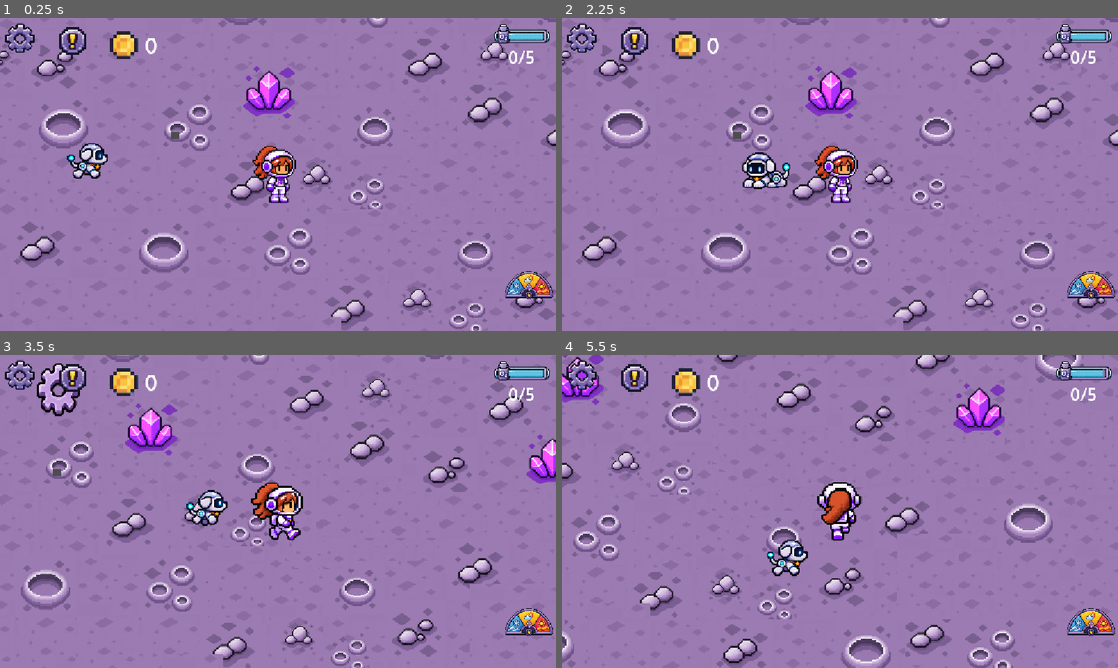
Above: before the commit, frames 1-4 (two rows, left to right).
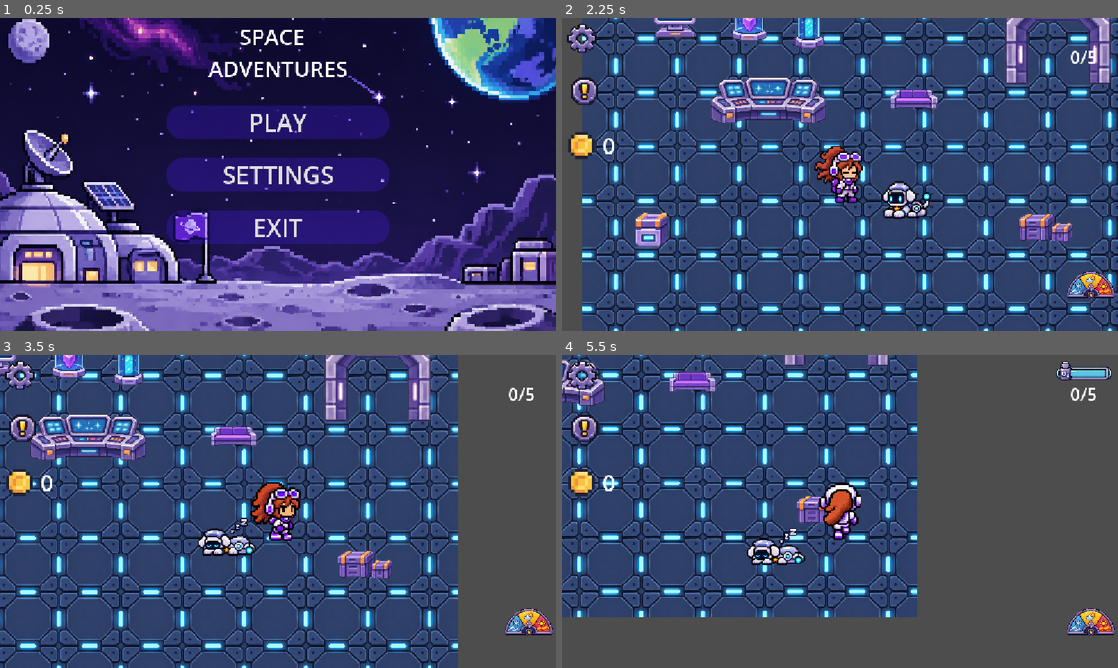
Above: after the commit, the same moments.

Repository: Totoratsu/hackathon-nasa-2026
Game: Godot game, scene res://escenas/main_menu.tscn
Two runs of this game, one before a commit and one after it. Both use one fixed random seed, a clock stepped at 60 frames per second and the inputs below. Before the commit the project starts from res://escenas/luna.tscn.
Inputs (mouse positions are in pixels of both pictures, inside the frame that each line leads up to):
- Up to frame 1 (0.25 s): no input
- Up to frame 2 (2.25 s): click (840, 121) at 0.5 s, where only the run after the commit has a clickable "PLAY"; click (589, 46) at 1.27 s; click (578, 36) at 2 s
- Up to frame 3 (3.5 s): tap Enter (ui_accept) at 2.75, 3.02 s; hold Right (derecha) from 2.78 s (still down); hold B (basura) from 2.78 s (still down)
- Up to frame 4 (5.5 s): release Right (derecha) at 3.53 s; release B (basura) at 3.53 s; hold Down (abajo) 3.53-4.28 s; tap B (basura) at 3.6, 5.3 s; tap Enter (ui_accept) at 3.77, 5.27 s; hold Right (derecha) 4.28-5.03 s; hold B (basura) 4.28-5.03 s; tap E (interactuar) at 4.35 s; hold Up (arriba) from 5.03 s (still down); tap T (traje) at 5.1 s

The runs differ from the first frame. In frame 1, 97% of the frame differs, in the area x 0-100%, y 0-100%; in frame 2, 98%; in frame 3, 98%; in frame 4, 98%.

Commit message:
main menu-investigacion-ui de todo

Diff:
--- a/Scripts/pantalla_clima.gd
+++ b/Scripts/pantalla_clima.gd
@@ -1,8 +1,27 @@
 extends CanvasLayer
 
+# Hoja con los iconos de las mejoras (copo de nieve y llama), junto a los botones de la mesa.
+const HOJA_ICONOS := preload("res://Sprites/sprites mesa de trabajo.png")
+const REGION_FRIO := Rect2(906, 139, 106, 104)     # copo de nieve
+const REGION_CALOR := Rect2(905, 11, 110, 104)     # llama
+
 @onready var termometro: Sprite2D = $Esquina/Termometro
+@onready var icono_mejora: Sprite2D = $Esquina/IconoMejora
 
 func _ready() -> void:
 	add_to_group("ocultar_en_misiones")
 	termometro.frame = Eventos.clima
 	Eventos.clima_cambiado.connect(func(clima: int): termometro.frame = clima)
+	# El icono aparece al comprar una mejora y desaparece cuando expira.
+	_mostrar_mejora(Eventos.mejora)
+	Eventos.mejora_cambiada.connect(_mostrar_mejora)
+
+func _mostrar_mejora(mejora: int) -> void:
+	if mejora == Eventos.SIN_MEJORA:
+		icono_mejora.visible = false
+		return
+	var atlas := AtlasTexture.new()
+	atlas.atlas = HOJA_ICONOS
+	atlas.region = REGION_FRIO if mejora == Eventos.Clima.FRIO else REGION_CALOR
+	icono_mejora.texture = atlas
+	icono_mejora.visible = true
--- a/Scripts/ui_usuario.gd
+++ b/Scripts/ui_usuario.gd
@@ -3,6 +3,7 @@
 @onready var label: Label = $Fila/dinero_label
 
 func _ready() -> void:
+	add_to_group("ocultar_en_misiones") # la moneda se oculta con los menus
 	_actualizar(Eventos.dinero)
 	Eventos.dinero_cambiado.connect(_actualizar)
 
--- a/escenas/Misiones.tscn
+++ b/escenas/Misiones.tscn
@@ -34,10 +34,10 @@
 
 [node name="VBoxContainer" type="VBoxContainer" parent="." unique_id=517670959]
 layout_mode = 0
-offset_left = 112.0
-offset_top = 8.0
-offset_right = 208.0
-offset_bottom = 104.0
+offset_left = 8.0
+offset_top = 112.0
+offset_right = 104.0
+offset_bottom = 208.0
 metadata/_tc_offline_added = true
 metadata/_tc_uuid = "5501427529473262954"
 
--- a/escenas/main_menu.tscn
+++ b/escenas/main_menu.tscn
@@ -93,7 +93,10 @@
 offset_bottom = 144.0
 grow_horizontal = 2
 theme_override_font_sizes/font_size = 45
-text = "AUN NO TIENE NOMBRE (NO TIENE NOMBRE)"
+text = "SPACE
+ADVENTURES"
+horizontal_alignment = 1
+vertical_alignment = 1
 
 [node name="AudioStreamPlayer" type="AudioStreamPlayer" parent="." unique_id=1671233387]
 stream = ExtResource("3_vhgtv")
--- a/escenas/mesa_investigacion.gd
+++ b/escenas/mesa_investigacion.gd
@@ -9,6 +9,9 @@
 	zona.body_entered.connect(_on_body_entered)
 	zona.body_exited.connect(_on_body_exited)
 	panel.visible = false
+	# Al abrir/cerrar el panel, oculta/muestra el HUD (tuerca, misiones, moneda...)
+	panel.visibility_changed.connect(func():
+		get_tree().call_group("ocultar_en_misiones", "set_visible", not panel.visible))
 	$Canvas/Panel/CerrarButton.pressed.connect(panel.hide)
 	$Canvas/Panel/Botones/FrioButton.pressed.connect(_on_frio_pressed)
 	$Canvas/Panel/Botones/CalorButton.pressed.connect(_on_calor_pressed)
@@ -32,12 +35,17 @@
 	if body.is_in_group("player"):
 		jugador_cerca = false
 
+# Un boton con dibujo no cambia solo de aspecto al desactivarse: lo oscurecemos a mano.
+func _activar(boton: BaseButton, activo: bool) -> void:
+	boton.disabled = not activo
+	boton.modulate = Color.WHITE if activo else Color(0.45, 0.45, 0.45, 1)
+
 func _actualizar_panel() -> void:
 	var puede_mejorar: bool = Eventos.dinero >= Eventos.PRECIO_MEJORA
-	$Canvas/Panel/Botones/FrioButton.disabled = not puede_mejorar
-	$Canvas/Panel/Botones/CalorButton.disabled = not puede_mejorar
-	$Canvas/Panel/Botones/OxigenoButton.disabled = Eventos.oxigeno_mejorado or Eventos.dinero < Eventos.PRECIO_OXIGENO
-	$Canvas/Panel/Botones/VenderButton.disabled = Eventos.basura_inventario <= 0
+	_activar($Canvas/Panel/Botones/FrioButton, puede_mejorar)
+	_activar($Canvas/Panel/Botones/CalorButton, puede_mejorar)
+	_activar($Canvas/Panel/Botones/OxigenoButton, not Eventos.oxigeno_mejorado and Eventos.dinero >= Eventos.PRECIO_OXIGENO)
+	_activar($Canvas/Panel/Botones/VenderButton, Eventos.basura_inventario > 0)
 	$Canvas/Panel/InfoLabel.text = "Dinero: %d   Basura: %d" % [Eventos.dinero, Eventos.basura_inventario]
 
 func _process(_delta: float) -> void:
--- a/escenas/mesa_investigacion.tscn
+++ b/escenas/mesa_investigacion.tscn
@@ -3,6 +3,24 @@
 [ext_resource type="Script" uid="uid://bim3tfemj4haw" path="res://escenas/mesa_investigacion.gd" id="1_4joek"]
 [ext_resource type="Texture2D" uid="uid://0qlcjfxtu2ty" path="res://Sprites/sprite mesa de trabajo.png" id="2_4joek"]
 [ext_resource type="Texture2D" uid="uid://b43pfhnycva3f" path="res://Sprites/sprites botones.png" id="96_botones"]
+[ext_resource type="Texture2D" uid="uid://7xps5wjaluhd" path="res://Sprites/Fondo mesa de trabajo.PNG" id="95_marco"]
+[ext_resource type="Texture2D" uid="uid://b2xd7ur82clxk" path="res://Sprites/sprites mesa de trabajo.png" id="94_botones_mesa"]
+
+[sub_resource type="AtlasTexture" id="AtlasTexture_frio"]
+atlas = ExtResource("94_botones_mesa")
+region = Rect2(6, 141, 372, 90)
+
+[sub_resource type="AtlasTexture" id="AtlasTexture_calor"]
+atlas = ExtResource("94_botones_mesa")
+region = Rect2(384, 15, 372, 87)
+
+[sub_resource type="AtlasTexture" id="AtlasTexture_oxigeno"]
+atlas = ExtResource("94_botones_mesa")
+region = Rect2(384, 141, 375, 87)
+
+[sub_resource type="AtlasTexture" id="AtlasTexture_vender"]
+atlas = ExtResource("94_botones_mesa")
+region = Rect2(0, 19, 375, 90)
 
 [sub_resource type="AtlasTexture" id="AtlasTexture_x"]
 atlas = ExtResource("96_botones")
@@ -44,7 +62,20 @@
 anchor_bottom = 1.0
 grow_horizontal = 2
 grow_vertical = 2
-color = Color(0.05, 0.1, 0.2, 0.95)
+color = Color(0.02, 0.05, 0.12, 1)
+
+[node name="Fondo" type="TextureRect" parent="Canvas/Panel"]
+layout_mode = 1
+anchors_preset = 15
+anchor_right = 1.0
+anchor_bottom = 1.0
+grow_horizontal = 2
+grow_vertical = 2
+mouse_filter = 2
+texture_filter = 1
+texture = ExtResource("95_marco")
+expand_mode = 1
+stretch_mode = 6
 
 [node name="CerrarButton" type="Button" parent="Canvas/Panel" unique_id=59842538]
 layout_mode = 0
@@ -58,21 +89,6 @@
 icon_alignment = 1
 custom_minimum_size = Vector2(48, 48)
 
-[node name="Label" type="Label" parent="Canvas/Panel" unique_id=2039465897]
-layout_mode = 1
-anchors_preset = 15
-anchor_right = 1.0
-anchor_bottom = 1.0
-offset_left = 33.0
-offset_top = 60.0
-offset_right = -33.0
-offset_bottom = -33.0
-grow_horizontal = 2
-grow_vertical = 2
-theme_override_font_sizes/font_size = 40
-text = "Menu de investigacion"
-autowrap_mode = 3
-
 [node name="SpriteMesaDeTrabajo" type="Sprite2D" parent="." unique_id=581176344]
 position = Vector2(548, 81)
 texture = ExtResource("2_4joek")
@@ -81,41 +97,14 @@
 [node name="Botones" type="VBoxContainer" parent="Canvas/Panel" unique_id=1700000001]
 layout_mode = 1
 anchors_preset = 15
+anchor_top = 0.3
 anchor_right = 1.0
-anchor_bottom = 1.0
+anchor_bottom = 0.78
 grow_horizontal = 2
 grow_vertical = 2
 mouse_filter = 2
-theme_override_constants/separation = 20
+theme_override_constants/separation = 10
 alignment = 1
-
-[node name="FrioButton" type="Button" parent="Canvas/Panel/Botones" unique_id=1700000002]
-layout_mode = 2
-size_flags_horizontal = 4
-custom_minimum_size = Vector2(320, 0)
-theme_override_font_sizes/font_size = 28
-text = "Mejora al frío (15)"
-
-[node name="CalorButton" type="Button" parent="Canvas/Panel/Botones" unique_id=1700000003]
-layout_mode = 2
-size_flags_horizontal = 4
-custom_minimum_size = Vector2(320, 0)
-theme_override_font_sizes/font_size = 28
-text = "Mejora al calor (15)"
-
-[node name="OxigenoButton" type="Button" parent="Canvas/Panel/Botones" unique_id=1700000006]
-layout_mode = 2
-size_flags_horizontal = 4
-custom_minimum_size = Vector2(320, 0)
-theme_override_font_sizes/font_size = 28
-text = "Mejora de oxígeno (50)"
-
-[node name="VenderButton" type="Button" parent="Canvas/Panel/Botones" unique_id=1700000004]
-layout_mode = 2
-size_flags_horizontal = 4
-custom_minimum_size = Vector2(320, 0)
-theme_override_font_sizes/font_size = 28
-text = "Vender basura (+5)"
 
 [node name="InfoLabel" type="Label" parent="Canvas/Panel" unique_id=1700000005]
 layout_mode = 1
@@ -123,10 +112,54 @@
 anchor_left = 0.5
 anchor_right = 0.5
 offset_left = -250.0
-offset_top = 120.0
+offset_top = 150.0
 offset_right = 250.0
-offset_bottom = 170.0
+offset_bottom = 200.0
 grow_horizontal = 2
 theme_override_font_sizes/font_size = 28
 text = "Dinero: 0   Basura: 0"
 horizontal_alignment = 1
+
+[node name="FrioButton" type="TextureButton" parent="Canvas/Panel/Botones" unique_id=1700000002]
+custom_minimum_size = Vector2(280, 66)
+layout_mode = 2
+size_flags_horizontal = 4
+focus_mode = 0
+mouse_default_cursor_shape = 2
+texture_filter = 1
+texture_normal = SubResource("AtlasTexture_frio")
+ignore_texture_size = true
+stretch_mode = 5
+
+[node name="CalorButton" type="TextureButton" parent="Canvas/Panel/Botones" unique_id=1700000003]
+custom_minimum_size = Vector2(280, 66)
+layout_mode = 2
+size_flags_horizontal = 4
+focus_mode = 0
+mouse_default_cursor_shape = 2
+texture_filter = 1
+texture_normal = SubResource("AtlasTexture_calor")
+ignore_texture_size = true
+stretch_mode = 5
+
+[node name="OxigenoButton" type="TextureButton" parent="Canvas/Panel/Botones" unique_id=1700000006]
+custom_minimum_size = Vector2(280, 66)
+layout_mode = 2
+size_flags_horizontal = 4
+focus_mode = 0
+mouse_default_cursor_shape = 2
+texture_filter = 1
+texture_normal = SubResource("AtlasTexture_oxigeno")
+ignore_texture_size = true
+stretch_mode = 5
+
+[node name="VenderButton" type="TextureButton" parent="Canvas/Panel/Botones" unique_id=1700000004]
+custom_minimum_size = Vector2(280, 66)
+layout_mode = 2
+size_flags_horizontal = 4
+focus_mode = 0
+mouse_default_cursor_shape = 2
+texture_filter = 1
+texture_normal = SubResource("AtlasTexture_vender")
+ignore_texture_size = true
+stretch_mode = 5
--- a/escenas/nave.tscn
+++ b/escenas/nave.tscn
@@ -4,11 +4,12 @@
 [ext_resource type="PackedScene" uid="uid://dph6cc54ev6sw" path="res://escenas/Jugador.tscn" id="2_dfl8l"]
 [ext_resource type="Texture2D" uid="uid://butjl7s3k6lhp" path="res://Sprites/SPRITES estacion-03-03.png" id="2_iaarx"]
 [ext_resource type="PackedScene" uid="uid://dc0f1l2sedle3" path="res://Scripts/puerta.tscn" id="5_3gjn0"]
-[ext_resource type="PackedScene" uid="uid://lqi2irk5km8p" path="res://escenas/Misiones.tscn" id="7_43iks"]
 [ext_resource type="PackedScene" uid="uid://bs8yn0158yw04" path="res://escenas/Perro robótico.tscn" id="8_0g7gu"]
 [ext_resource type="PackedScene" uid="uid://dyrpolvmkvcnc" path="res://escenas/mesa_investigacion.tscn" id="14_mesa1"]
 [ext_resource type="PackedScene" uid="uid://belhqcd41segt" path="res://escenas/ui_usuario.tscn" id="15_ui01"]
 [ext_resource type="Script" uid="uid://b4ykl06x1pf7g" path="res://Scripts/contador_basura.gd" id="16_cont"]
+[ext_resource type="PackedScene" uid="uid://bys5oqsi316vy" path="res://escenas/Configuracion.tscn" id="17_cfg"]
+[ext_resource type="PackedScene" uid="uid://lqi2irk5km8p" path="res://escenas/Misiones.tscn" id="18_mis"]
 
 [sub_resource type="TileSetAtlasSource" id="TileSetAtlasSource_nf7ox"]
 texture = ExtResource("1_yrieu")
@@ -1234,16 +1235,11 @@
 [node name="Ui" type="CanvasLayer" parent="." unique_id=1477804254]
 
 [node name="Control" parent="Ui" unique_id=1894639480 instance=ExtResource("15_ui01")]
-offset_left = 8.0
-offset_top = 8.0
-offset_right = 308.0
-offset_bottom = 104.0
-
-[node name="Misiones" parent="Ui" unique_id=1340639622 instance=ExtResource("7_43iks")]
-offset_left = 23.0
-offset_top = 3.0
-offset_right = 23.0
-offset_bottom = 3.0
+
+[node name="Configuracion" parent="Ui" unique_id=1894639482 instance=ExtResource("17_cfg")]
+
+[node name="Misiones" parent="Ui" unique_id=1894639483 instance=ExtResource("18_mis")]
+
 
 [node name="Contador_basura" type="Label" parent="Ui" unique_id=1894639481]
 anchors_preset = 1
--- a/escenas/pantalla_clima.tscn
+++ b/escenas/pantalla_clima.tscn
@@ -23,3 +23,8 @@
 hframes = 8
 vframes = 2
 frame = 1
+
+[node name="IconoMejora" type="Sprite2D" parent="Esquina"]
+visible = false
+position = Vector2(-56, -156)
+scale = Vector2(0.5, 0.5)
--- a/escenas/ui_usuario.tscn
+++ b/escenas/ui_usuario.tscn
@@ -14,10 +14,10 @@
 [node name="Control2" type="Control" unique_id=1894639479]
 layout_mode = 3
 anchors_preset = 0
-offset_left = 224.0
-offset_top = 8.0
-offset_right = 524.0
-offset_bottom = 104.0
+offset_left = 8.0
+offset_top = 216.0
+offset_right = 308.0
+offset_bottom = 312.0
 mouse_filter = 2
 script = ExtResource("1_uiusr")
 metadata/_tc_uuid = "8291226749081620147"
--- a/project.godot
+++ b/project.godot
@@ -11,7 +11,7 @@
 [application]
 
 config/name="Nuevo Proyecto de Juego"
-run/main_scene="res://escenas/luna.tscn"
+run/main_scene="res://escenas/main_menu.tscn"
 config/features=PackedStringArray("4.7", "Forward Plus")
 config/icon="res://icon.svg"
 
